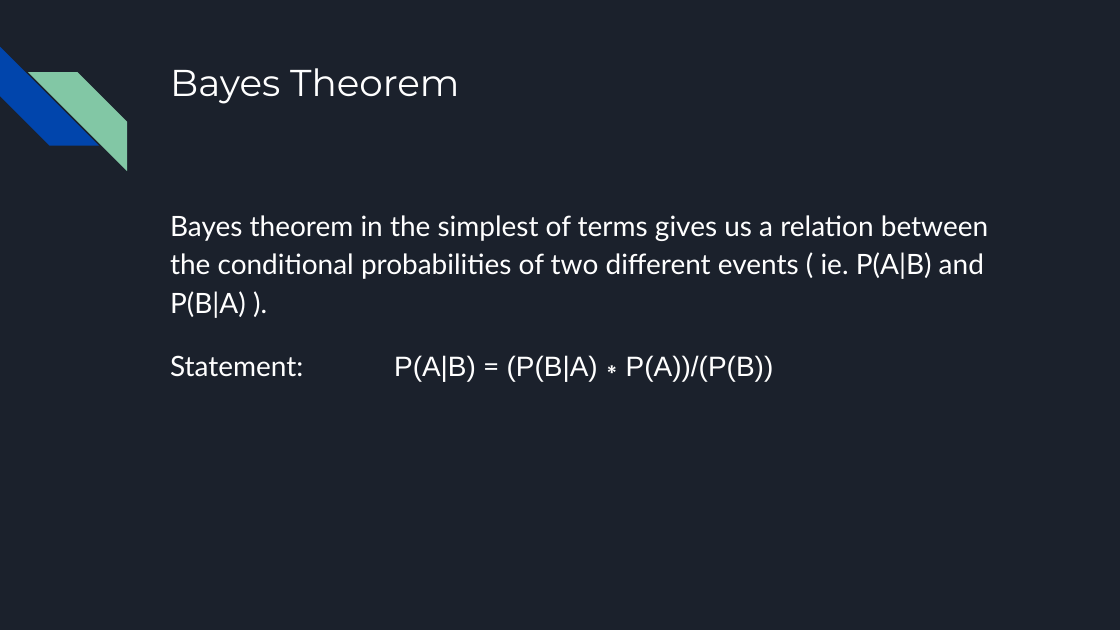
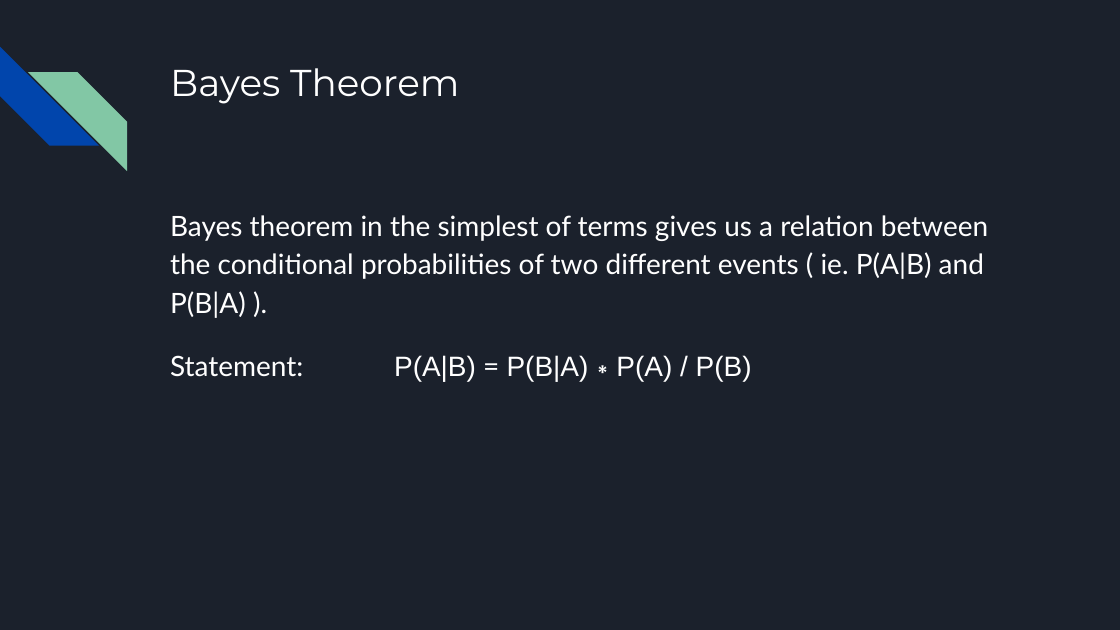
Before and after one commit to ADSA-UIUC/advanced-workshops, a slide deck: slide 8 of 04_naive_bayes/Bayes_Naive_bayes.pptx. Drawn at 1120x630 pixels with LibreOffice and Linux fonts; fonts in the diff are those of the drawing. Boxes give left, top, right and bottom in pixels: in the first picture for what was removed or moved away, otherwise in the second. Text is boxed around its words. In the diff, an @@ line names an element or a change of style, - is before the commit and + after.

Commit message:
Updating slides

```diff
--- a/04_naive_bayes/Bayes_Naive_bayes.pptx
+++ b/04_naive_bayes/Bayes_Naive_bayes.pptx
@@ text at [170, 355, 752, 382]: text changed @@
-Statement: P(A|B) = (P(B|A)∗P(A))/(P(B))
+Statement: P(A|B) = P(B|A)∗P(A) / P(B)
```
Also in this commit, not shown: 2 other slides changed.
